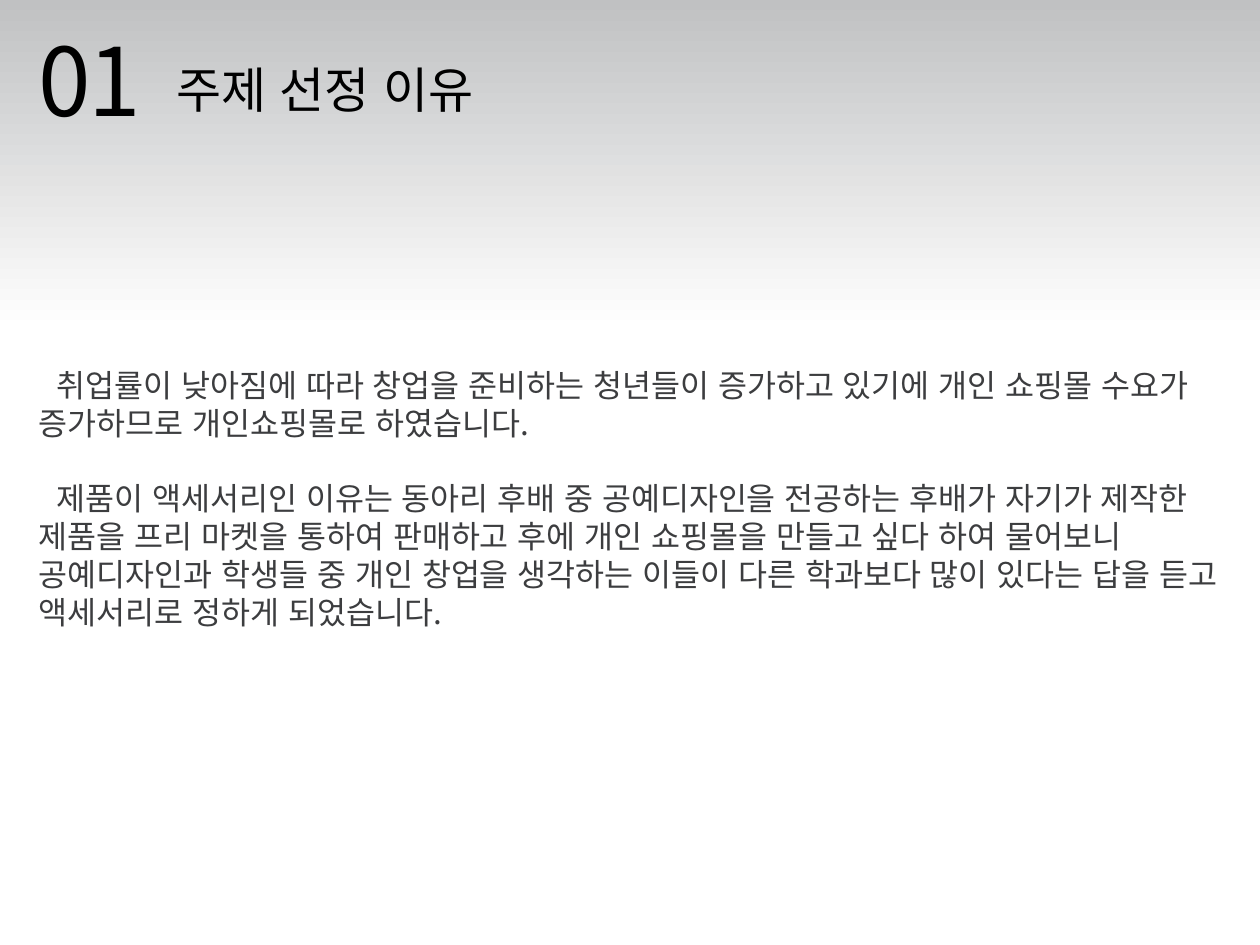
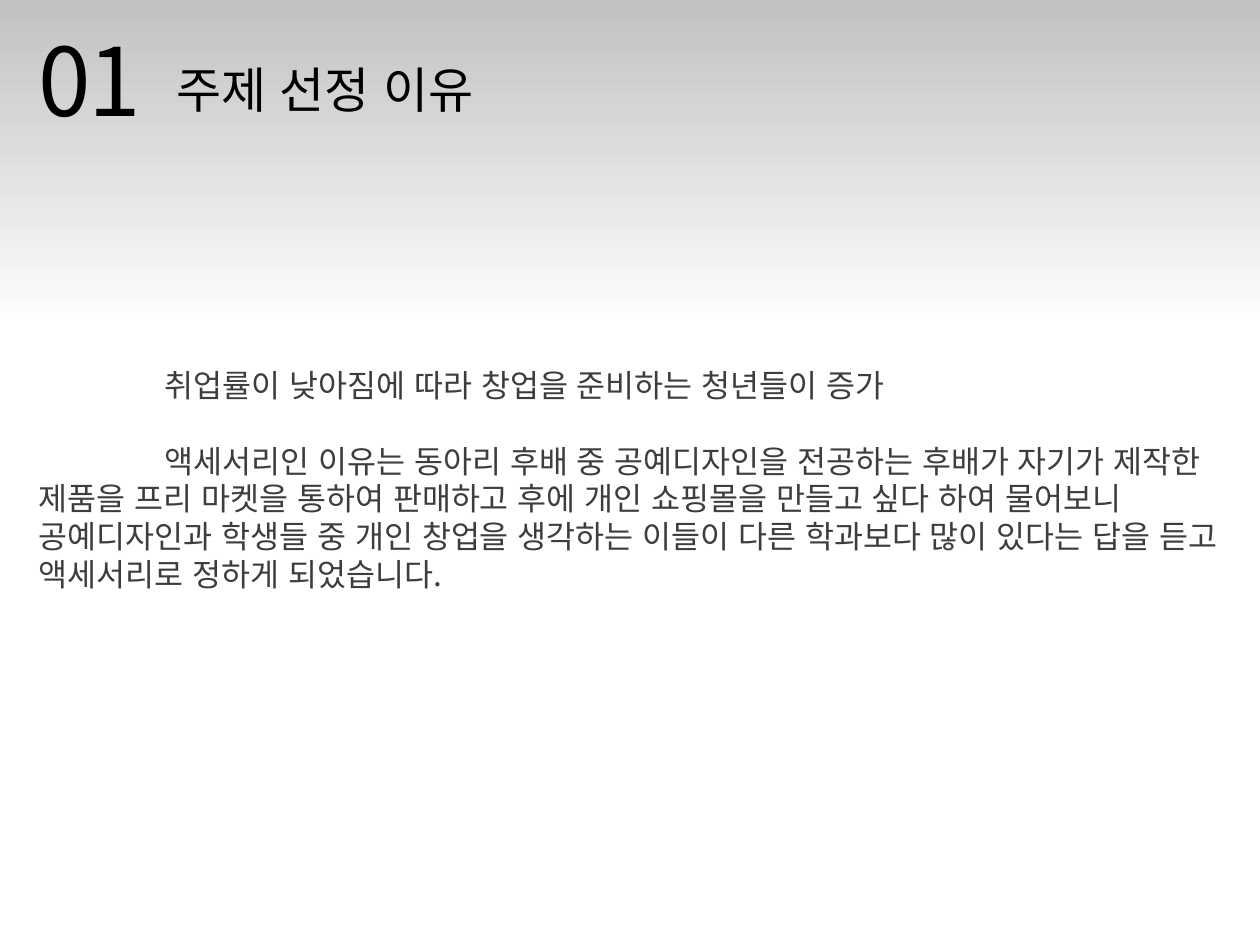
Before and after one commit to dksdlcks12/Portfolio, a slide deck: slide 3 of 제출용 폴더/포트폴리오_안준성.pptx. Drawn at 1260x945 pixels with LibreOffice and Linux fonts; fonts in the diff are those of the drawing. Boxes give left, top, right and bottom in pixels: in the first picture for what was removed or moved away, otherwise in the second. Text is boxed around its words. In the diff, an @@ line names an element or a change of style, - is before the commit and + after.

```diff
--- a/제출용 폴더/포트폴리오_안준성.pptx
+++ b/제출용 폴더/포트폴리오_안준성.pptx
@@ text at [39,371,1217,589]: text changed @@
-취업률이 낮아짐에 따라 창업을 준비하는 청년들이 증가하고 있기에 개인 쇼핑몰 수요가 증가하므로 개인쇼핑몰로 하였습니다.
-제품이 액세서리인 이유는 동아리 후배 중 공예디자인을 전공하는 후배가 자기가 제작한 제품을 프리 마켓을 통하여 판매하고 후에 개인 쇼핑몰을 만들고 싶다 하여 물어보니 공예디자인과 학생들 중 개인 창업을 생각하는 이들이 다른 학과보다 많이 있다는 답을 듣고 액세서리로 정하게 되었습니다.
+취업률이 낮아짐에 따라 창업을 준비하는 청년들이 증가
+액세서리인 이유는 동아리 후배 중 공예디자인을 전공하는 후배가 자기가 제작한 제품을 프리 마켓을 통하여 판매하고 후에 개인 쇼핑몰을 만들고 싶다 하여 물어보니 공예디자인과 학생들 중 개인 창업을 생각하는 이들이 다른 학과보다 많이 있다는 답을 듣고 액세서리로 정하게 되었습니다.
```
Also in this commit, not shown: 1 other slide changed, 9 slides added, 6 slides removed, 16 other files.
